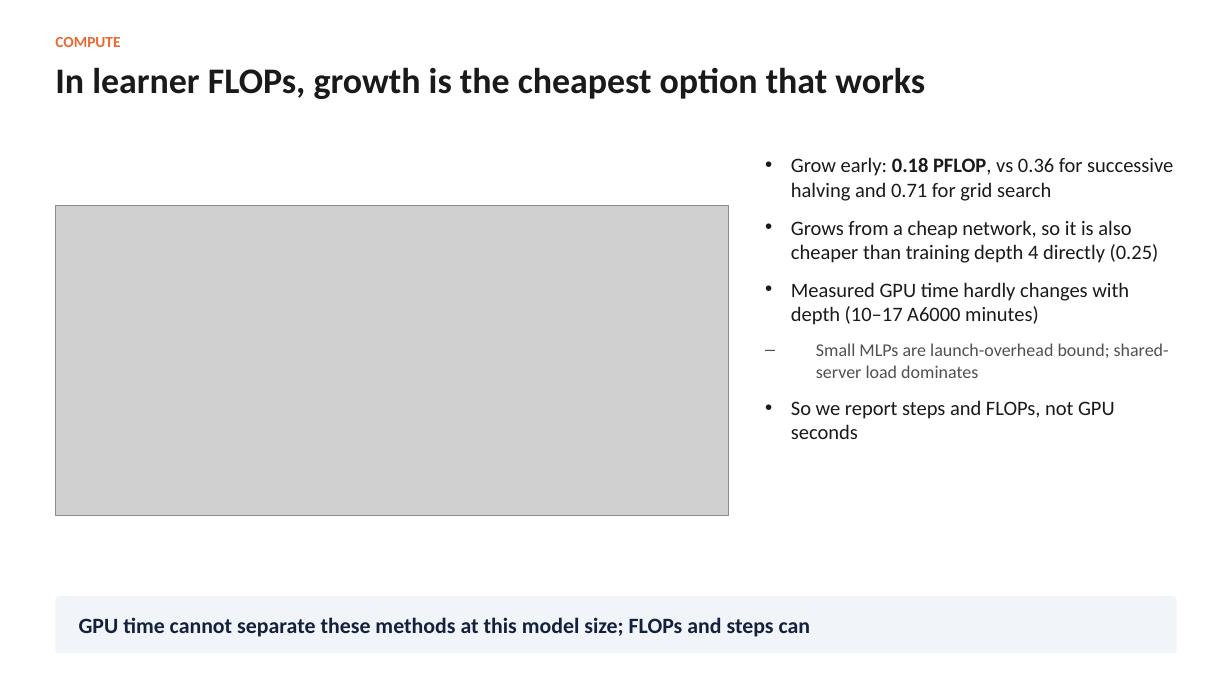
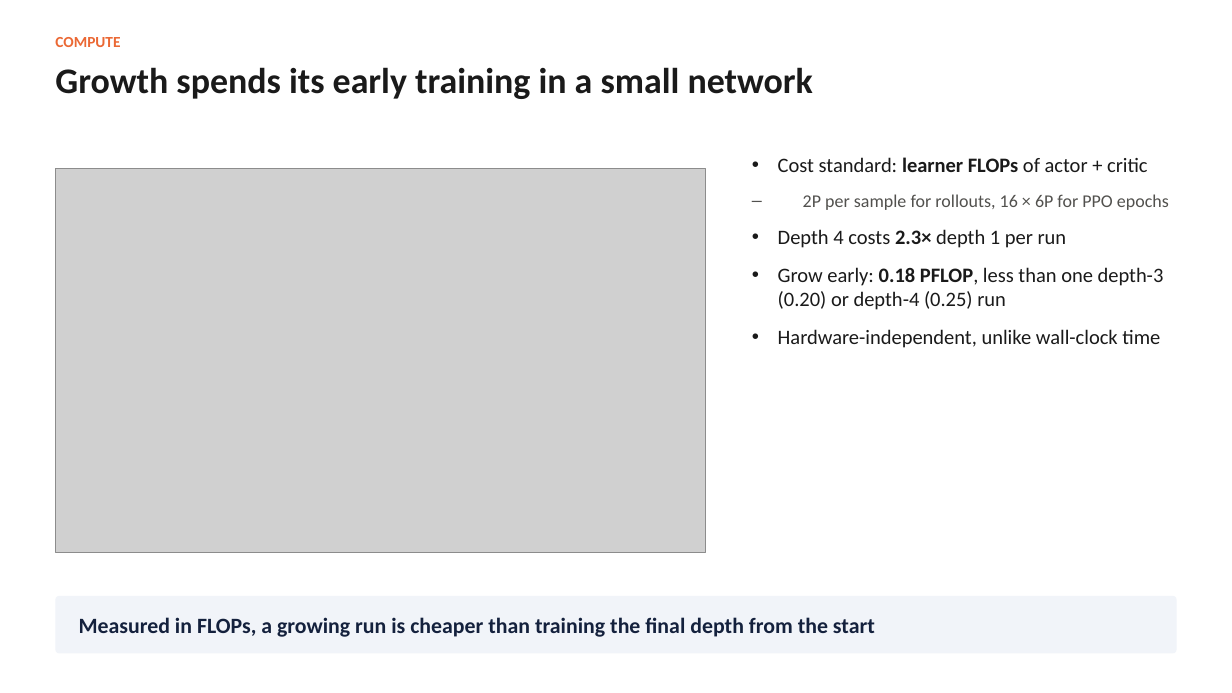
Before and after one commit to adlsdztony/comp9501-depth-growth, a slide deck: slide 12 of deck/COMP9501_Growth_Results_v2.pptx. Drawn at 1232x693 pixels with LibreOffice and Linux fonts; fonts in the diff are those of the drawing; grey boxes stand for pictures. Boxes give left, top, right and bottom in pixels: in the first picture for what was removed or moved away, otherwise in the second. Text is boxed around its words. In the diff, an @@ line names an element or a change of style, - is before the commit and + after.

```diff
--- a/deck/COMP9501_Growth_Results_v2.pptx
+++ b/deck/COMP9501_Growth_Results_v2.pptx
@@ text at (x1=55, y1=67, x2=813, y2=99): text changed @@
-In learner FLOPs, growth is the cheapest option that works
+Growth spends its early training in a small network
@@ picture resized from (x1=55, y1=205, x2=728, y2=515) to (x1=55, y1=168, x2=706, y2=552) @@
@@ text at (x1=778, y1=157, x2=1169, y2=348): text changed @@
-• Grow early: 0.18 PFLOP, vs 0.36 for successive halving and 0.71 for grid search
-• Grows from a cheap network, so it is also cheaper than training depth 4 directly (0.25)
-• Measured GPU time hardly changes with depth (10–17 A6000 minutes)
-– Small MLPs are launch-overhead bound; shared-server load dominates
-• So we report steps and FLOPs, not GPU seconds
+• Cost standard: learner FLOPs of actor + critic
+– 2P per sample for rollouts, 16 × 6P for PPO epochs
+• Depth 4 costs 2.3× depth 1 per run
+• Grow early: 0.18 PFLOP, less than one depth-3 (0.20) or depth-4 (0.25) run
+• Hardware-independent, unlike wall-clock time
@@ text at (x1=79, y1=617, x2=875, y2=637): text changed @@
-GPU time cannot separate these methods at this model size; FLOPs and steps can
+Measured in FLOPs, a growing run is cheaper than training the final depth from the start
```
Also in this commit, not shown: 10 other slides changed, 8 other files.
